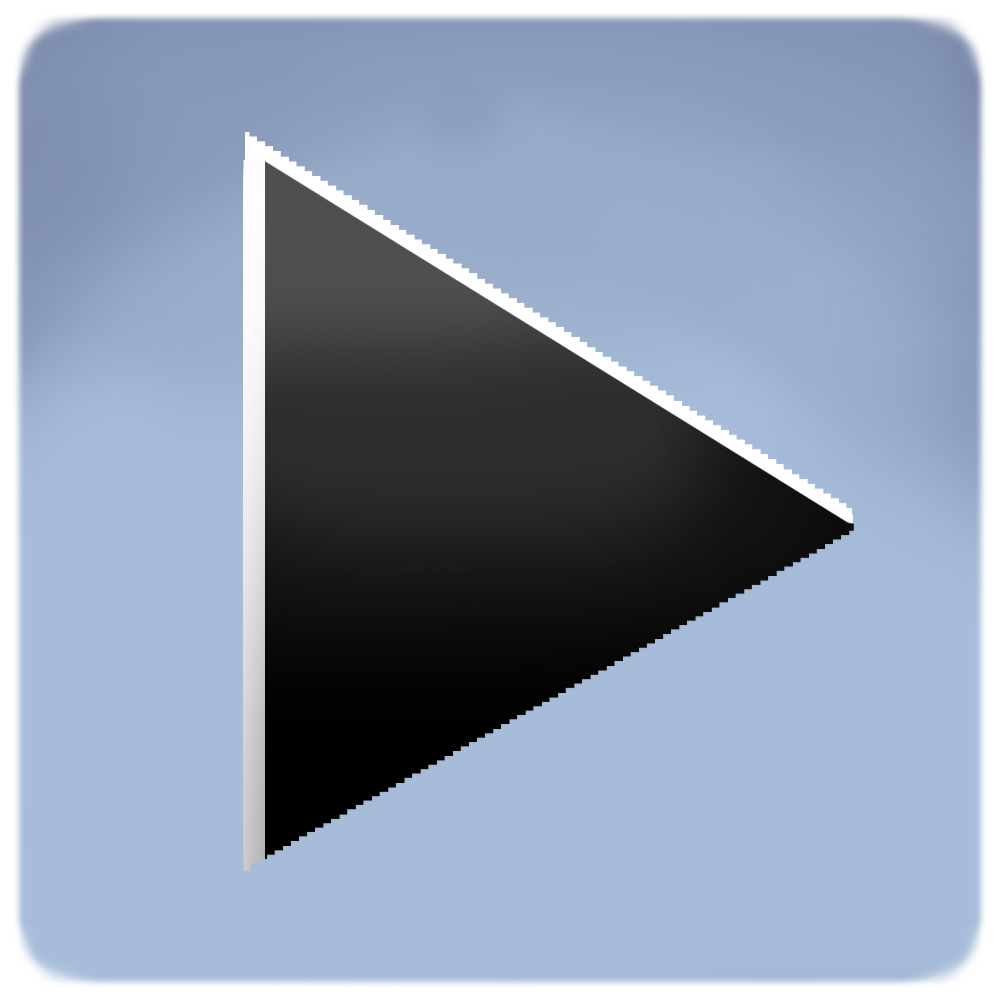
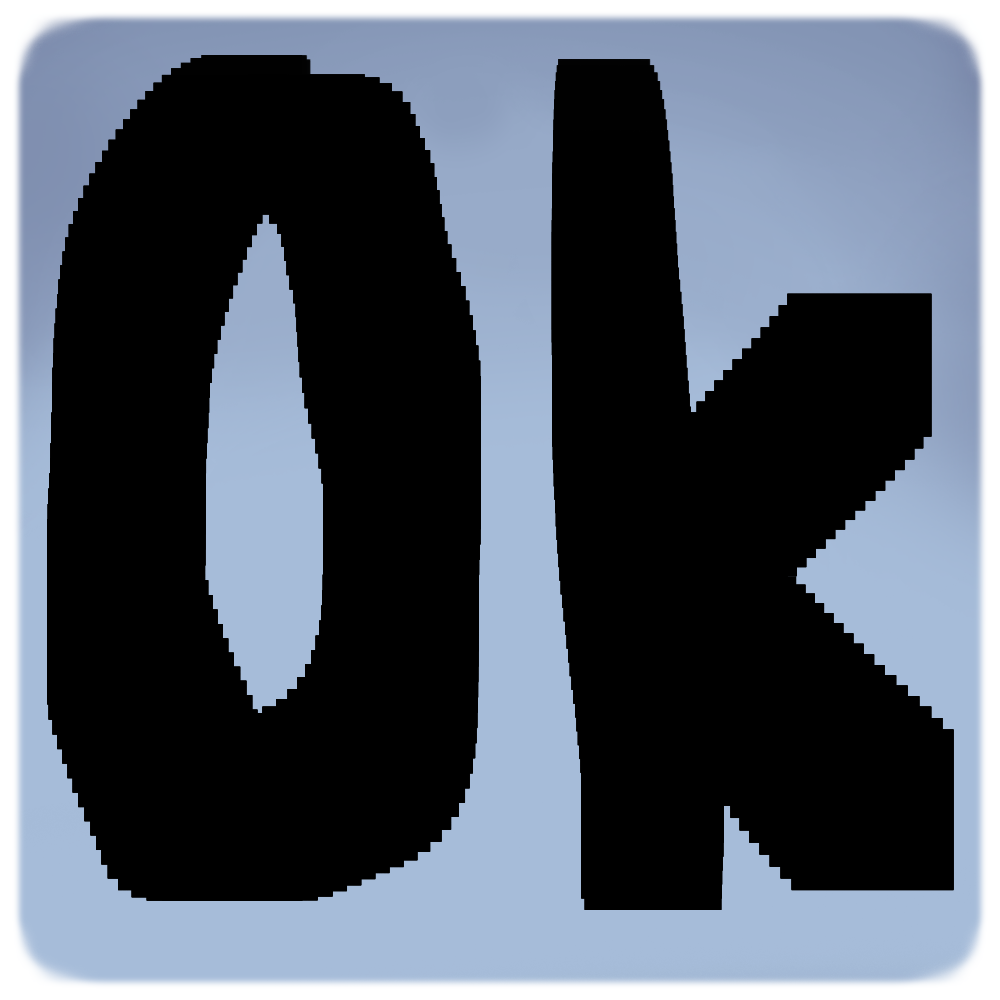
Layers edited between the first and the second (1000, 1000) image:
showed "Layer 6", painted on it over (47, 55, 954, 910)
removed layer "Layer 33" over (173, 89, 877, 910)
removed layer "Layer 34" over (47, 55, 954, 793)
removed layer "Layer 29" over (243, 131, 854, 872)
removed layer "Layer 21" over (47, 55, 954, 910)
removed layer "Layer 13" over (47, 220, 854, 910)
removed layer "Layer 12" over (216, 157, 833, 846)
removed layer "Layer 11" over (47, 171, 954, 910)
removed layer "Layer 10" over (47, 55, 954, 866)
removed layer "Layer 9" over (47, 244, 954, 910)
removed layer "Layer 8" over (47, 55, 954, 910)
